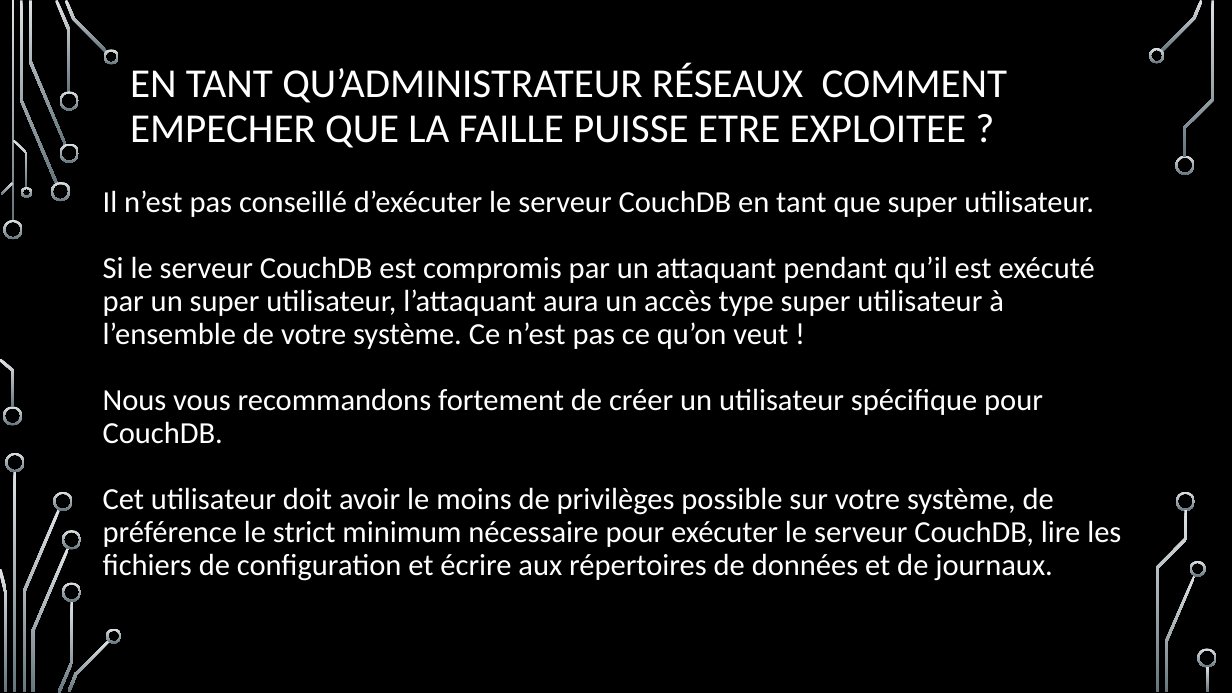
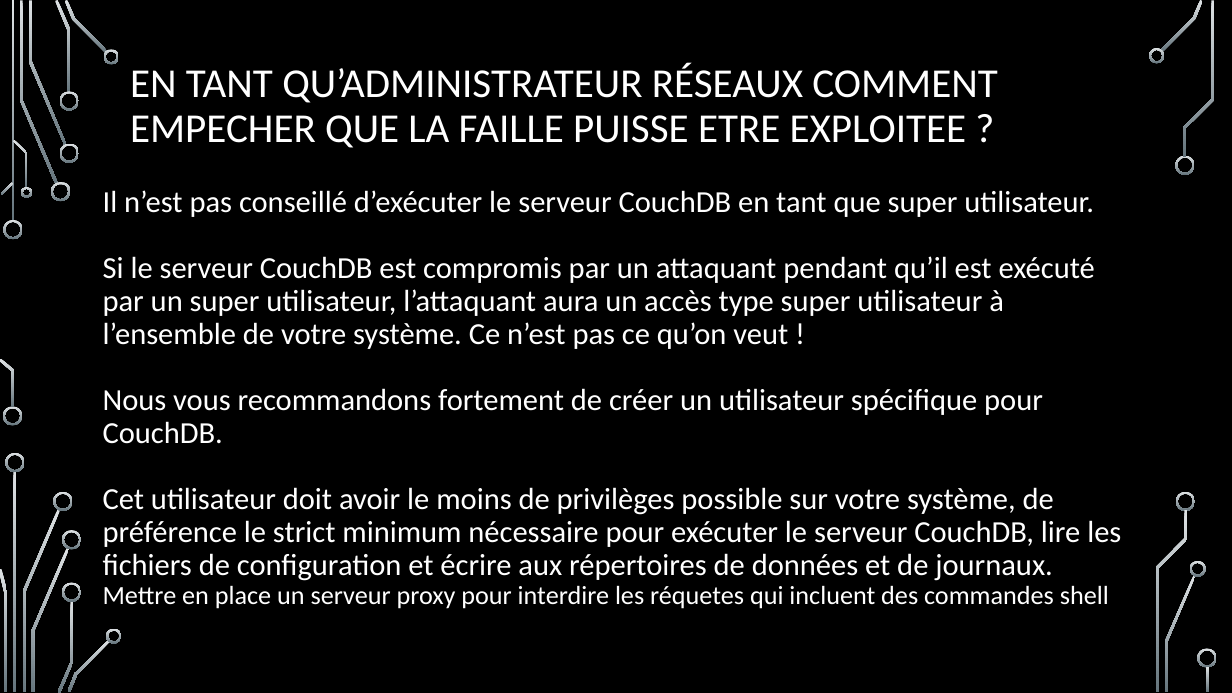
Before and after one commit to Guillaumeclavel/Etude_Faille_CVE_12636, a slide deck: slide 12 of Présentation étude de faille CVE 2017-12635 ET 12636 ébauche.pptx. Drawn at 1232x693 pixels with LibreOffice and Linux fonts; fonts in the diff are those of the drawing; background and template pictures are left out. Boxes give left, top, right and bottom in pixels: in the first picture for what was removed or moved away, otherwise in the second. Text is boxed around its words. In the diff, an @@ line names an element or a change of style, - is before the commit and + after.

```diff
--- a/Présentation étude de faille CVE 2017-12635 ET 12636 ébauche.pptx
+++ b/Présentation étude de faille CVE 2017-12635 ET 12636 ébauche.pptx
@@ title "EN TANT QU’ADMINISTRATEUR RÉSEAUX COMMENT ..." rewrapped from (130,64,1008,148) to (130,64,998,148) @@
@@ text at (103,585,1109,609): paragraph added @@
+Mettre en place un serveur proxy pour interdire les réquetes qui incluent des commandes shell
```
Also in this commit, not shown: 8 other slides changed.
